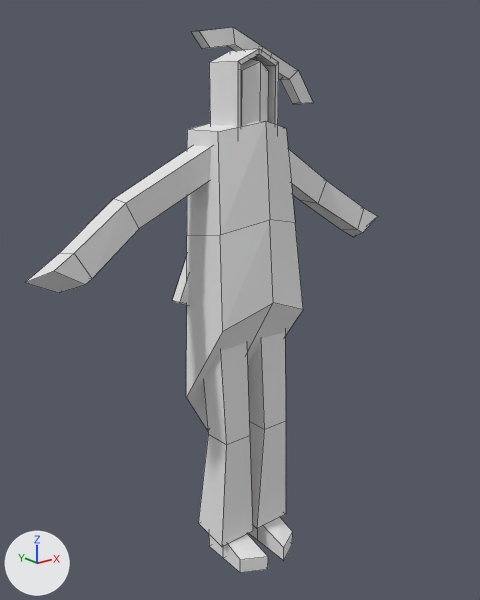
A saved change to the Blender file skarbnik-himself.blend.
Rendered twice from a camera (50 mm lens) standing at (-1.54, -1.9, 1.84) and looking at (-0.02, -0.01, 1.08). Lighting does not change. The marker at lower left points along +X, +Y and +Z. Mesh edges are drawn as thin lines.
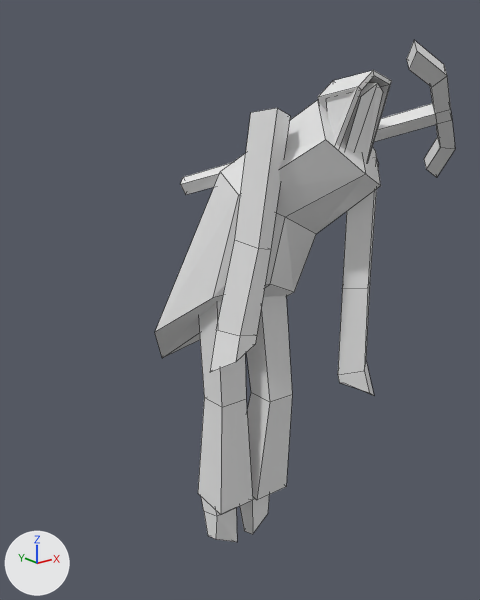
Boxes (x1, y1, x2, y2) around the edits, measured in the pictures (480 x 600 px; the box of a moved part takes in the faces that stretch with it):
'Cube', reshaped, modifiers changed (33% narrower, 10% shorter)
    before: (25, 49, 378, 573)
    after: (155, 70, 392, 542)
'Cube.001', reshaped (96% wider, 44% shorter)
    before: (173, 27, 313, 305)
    after: (180, 40, 455, 195)
part 1 of me_cube, moved or reshaped
    before: (209, 517, 293, 573)
    after: (240, 495, 269, 534)
part 2 of me_cube, rebuilt
    before: (186, 121, 303, 431)
    after: (247, 296, 292, 500)
part 3 of me_cube, added
    after: (318, 70, 392, 161)
part 4 of me_cube, added
    after: (155, 100, 381, 358)
part 5 of me_cube, added
    after: (344, 83, 383, 161)
part 6 of me_cube, added
    after: (338, 158, 378, 396)
part 7 of me_cube, added
    after: (210, 108, 290, 372)
part 8 of me_cube, deleted
    before: (25, 146, 378, 293)
part 9 of me_cube, deleted
    before: (209, 49, 279, 127)
part 10 of me_cube, deleted
    before: (241, 59, 269, 124)
part 11 of me_cube, built on
    before: (198, 332, 286, 547)
    after: (198, 302, 253, 542)

The edits, one by one:
me_cube is used by ob_cube; location (0.0, 0.012, 1.072).
me_cube had 78 vertices, 56 faces and spanned x 0.0..0.81, y -0.23..0.24, z -1.08..0.9.
me_cube now has 138 vertices, 112 faces and spans x -0.3..0.35, y -0.5..0.48, z -1.09..0.83.
me_cube part 1: the loose piece of 12 vertices spanning x 0.04..0.14, y -0.23..0.04, z -1.08..-0.98 is turned 75 degrees about the x axis through its middle, then moved by (0.0, 0.11, 0.09).
me_cube part 2: the loose piece of 12 vertices spanning x 0.0..0.2, y -0.18..0.24, z -0.67..0.67 is rebuilt with 12 vertices and now spans x 0.01..0.18, y -0.14..0.07, z -0.85..0.13.
me_cube part 3: a new loose piece of 22 vertices spanning x 0.02..0.24, y -0.5..-0.3, z 0.45..0.83.
me_cube part 4: a new loose piece of 18 vertices spanning x -0.24..0.34, y -0.5..0.48, z -0.38..0.74.
me_cube part 5: a new loose piece of 18 vertices spanning x 0.07..0.2, y -0.49..-0.35, z 0.5..0.79.
me_cube part 6: a new loose piece of 16 vertices spanning x 0.17..0.35, y -0.45..-0.27, z -0.36..0.55.
me_cube part 7: a new loose piece of 16 vertices spanning x -0.3..-0.04, y -0.32..-0.17, z -0.15..0.72.
me_cube part 8: the loose piece of 16 vertices spanning x 0.11..0.81, y -0.03..0.12, z 0.14..0.59 is deleted.
me_cube part 9: the loose piece of 14 vertices spanning x 0.0..0.09, y -0.09..0.07, z 0.57..0.9 is deleted.
me_cube part 10: the loose piece of 12 vertices spanning x 0.0..0.06, y -0.1..0.04, z 0.6..0.88 is deleted.
Part 11, on me_cube:
12 vertices are removed from x 0.01..0.17, y -0.1..0.07, z -0.99..0.0.
9 faces are deleted.
24 vertices are added at x -0.18..-0.01, y -0.09..0.1, z -1.09..0.15.
19 new faces join them.
me_cube_001 is used by ob_cube_001; location (0.0, 0.012, 1.072).
me_cube_001 had 28 vertices, 26 faces and spanned x -0.221..0.447, y 0.095..0.145, z -0.014..0.983.
me_cube_001 now has 28 vertices, 26 faces and spans x -0.123..0.618, y -0.61..0.251, z 0.386..0.913.
me_cube_001 part 12: 28 of 28 vertices moved; they spanned x -0.221..0.447, y 0.095..0.145, z -0.014..0.983 and now span x -0.123..0.618, y -0.61..0.251, z 0.386..0.913; mean shift (0.225, -0.522, -0.09); largest move (0.038, 0.145, 0.983) -> (0.349, -0.579, 0.846).
Object 'Cube' (ob_cube) loses its MIRROR modifier named 'Mirror'.
